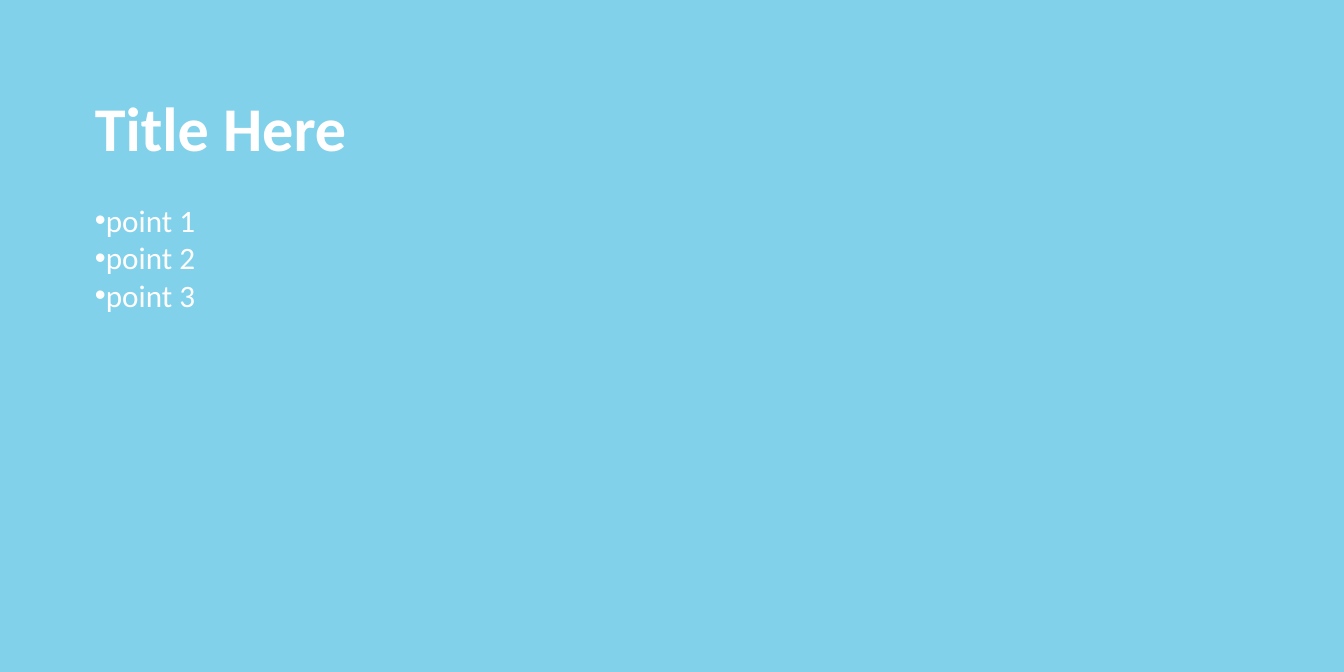
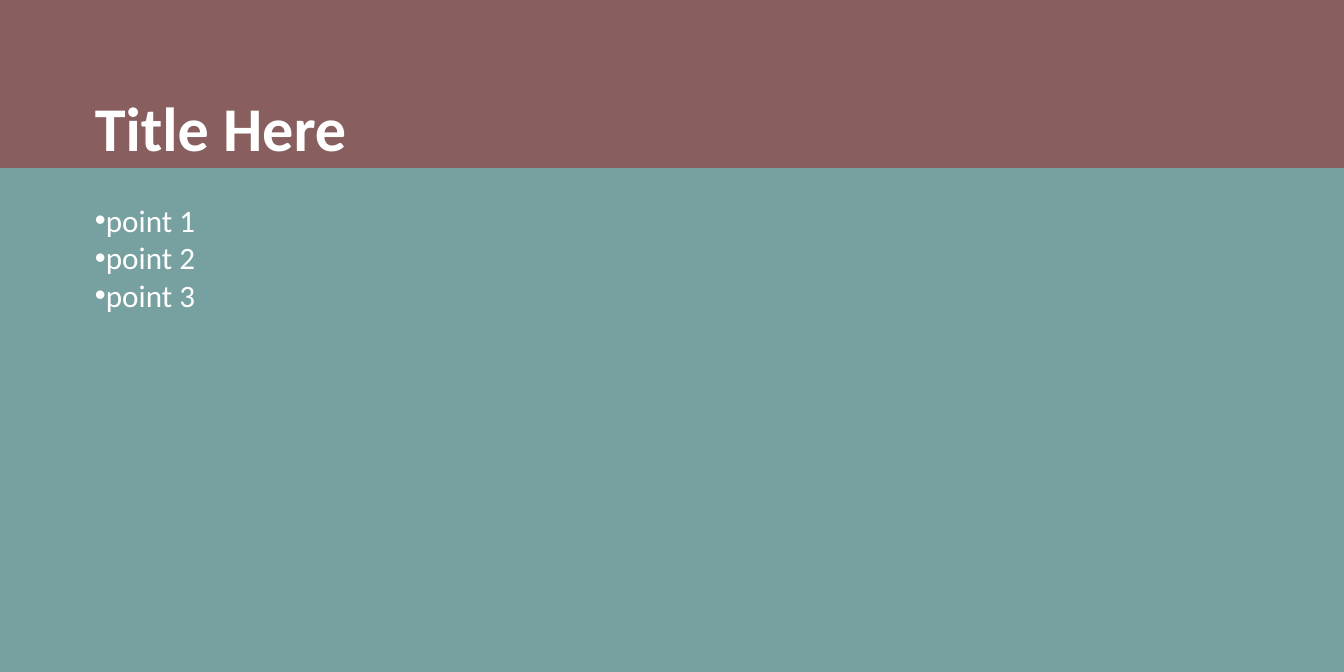
Before and after one commit to AlenaRogojina/arogojina_project, a slide deck: slide 2 of docs/prestemplate.pptx. Drawn at 1344x672 pixels with LibreOffice and Linux fonts; fonts in the diff are those of the drawing. Boxes give left, top, right and bottom in pixels: in the first picture for what was removed or moved away, otherwise in the second. Text is boxed around its words. In the diff, an @@ line names an element or a change of style, - is before the commit and + after.

Commit message:
Created presentation template, changed starting value of color variables to none.

```diff
--- a/docs/prestemplate.pptx
+++ b/docs/prestemplate.pptx
@@ background #82D1EB to #77A0A1 @@
@@ rectangle added at <box>0,0,1344,168</box>, fill #885F5E @@
```
Also in this commit, not shown: 1 other slide changed, 4 other files.
